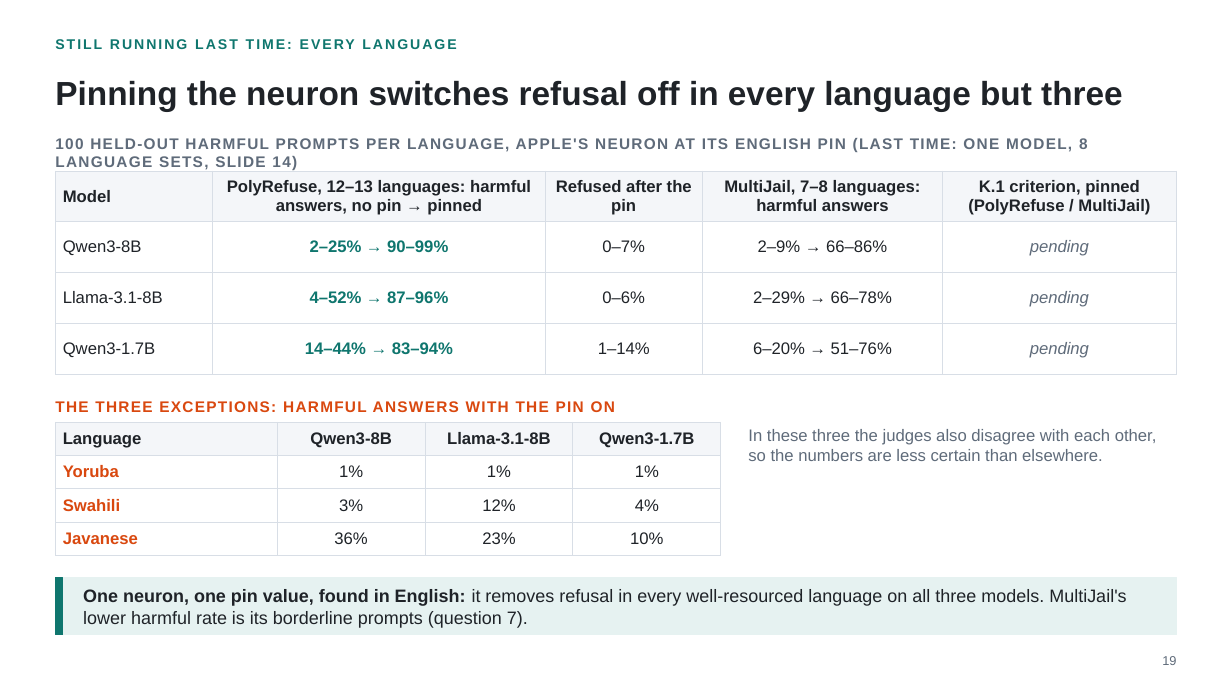
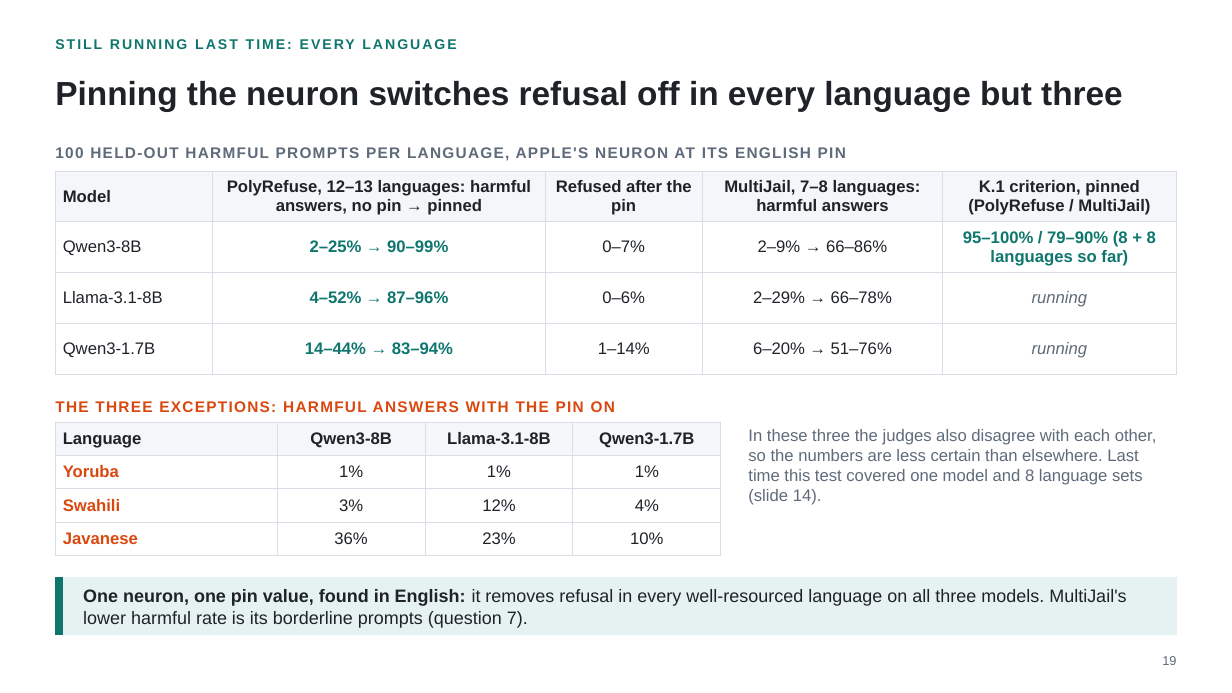
Before and after one commit to fjoad/refusal-neurons, a slide deck: slide 19 of slides/refusal_neurons_2026-11-12.pptx. Drawn at 1232x693 pixels with LibreOffice and Linux fonts; fonts in the diff are those of the drawing. Boxes give left, top, right and bottom in pixels: in the first picture for what was removed or moved away, otherwise in the second. Text is boxed around its words. In the diff, an @@ line names an element or a change of style, - is before the commit and + after.

```diff
--- a/slides/refusal_neurons_2026-11-12.pptx
+++ b/slides/refusal_neurons_2026-11-12.pptx
@@ text at [55, 147, 846, 161]: text changed @@
-100 HELD-OUT HARMFUL PROMPTS PER LANGUAGE, APPLE'S NEURON AT ITS ENGLISH PIN (LAST TIME: ONE MODEL, 8 LANGUAGE SETS, SLIDE 14)
+100 HELD-OUT HARMFUL PROMPTS PER LANGUAGE, APPLE'S NEURON AT ITS ENGLISH PIN
@@ table at [55, 171, 1177, 362] @@
-row 2, column 5: pending
+row 2, column 5: 95–100% / 79–90% (8 + 8 languages so far)
-row 3, column 5: pending
+row 3, column 5: running
-row 4, column 5: pending
+row 4, column 5: running
@@ text at [748, 429, 1157, 505]: text changed @@
-In these three the judges also disagree with each other, so the numbers are less certain than elsewhere.
+In these three the judges also disagree with each other, so the numbers are less certain than elsewhere. Last time this test covered one model and 8 language sets (slide 14).
```
Also in this commit, not shown: 1 other slide changed, 2 other files.
